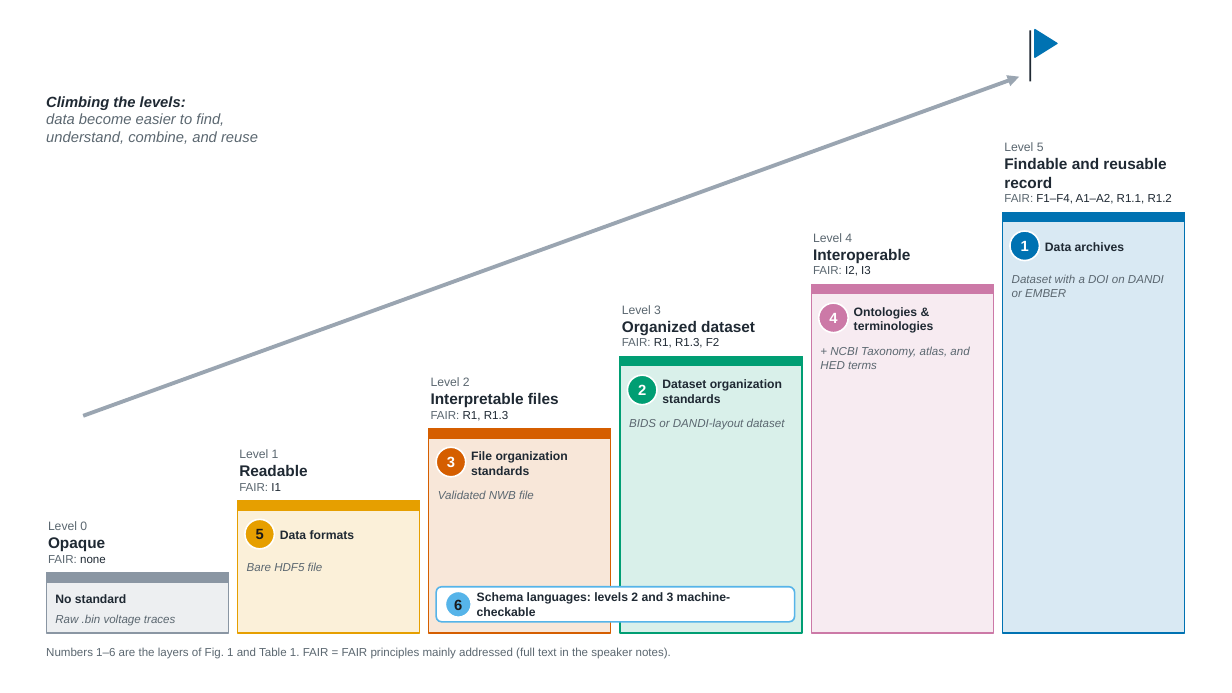
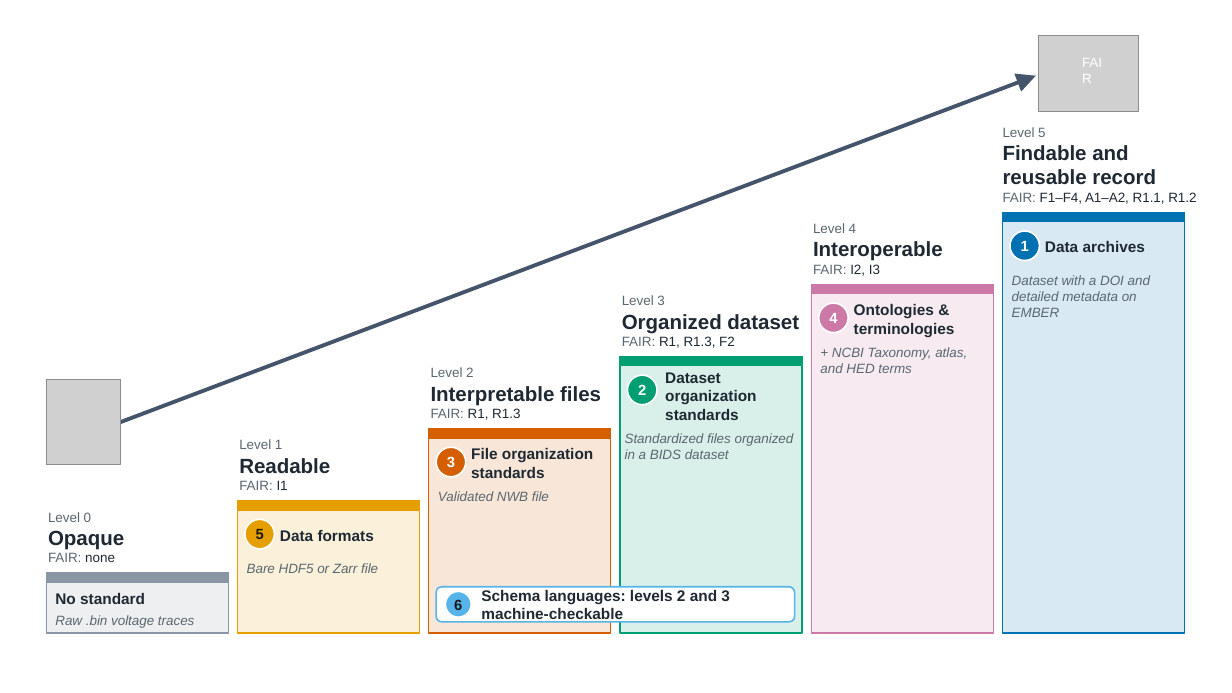
Before and after one commit to brain-bbqs/standards_paper, a slide deck: slide 1 of figures/fig2_fair_levels/fig2_fair_levels_design.pptx. Drawn at 1232x693 pixels with LibreOffice and Linux fonts; fonts in the diff are those of the drawing; grey boxes stand for pictures. Boxes give left, top, right and bottom in pixels: in the first picture for what was removed or moved away, otherwise in the second. Text is boxed around its words. In the diff, an @@ line names an element or a change of style, - is before the commit and + after.

```diff
--- a/figures/fig2_fair_levels/fig2_fair_levels_design.pptx
+++ b/figures/fig2_fair_levels/fig2_fair_levels_design.pptx
@@ line removed from (1031, 30) to (1031, 81) @@
@@ triangle removed at [1035,30,1057,57] @@
@@ picture added at [1039,35,1138,111] @@
@@ arrow moved from (83, 416) - (1019, 77) to (120, 422) - (1036, 76) @@
@@ arrow (120, 422) - (1036, 76): stroke #9AA5B1 3 pt to #44546A 3 pt @@
@@ text removed at [46,96,258,144] @@
-Climbing the levels:
-data become easier to find,
-understand, combine, and reuse
@@ text "Level 5" at [1003,127,1196,204]: size 9.5 to 10.5 pt in "Level 5"; size 12 to 16 pt in "Findable and reusable record"; size 9 to 10.5 pt in "FAIR: F1–F4, A1–A2, R1.1, R1.2" @@
@@ text "Level 4" at [813,223,943,276]: size 9.5 to 10.5 pt in "Level 4"; size 12 to 16 pt in "Interoperable"; size 9 to 10.5 pt in "FAIR: I2, I3" @@
@@ text added at [1003,192,1036,202], 10.5 pt, text #FFFFFF @@
+FAIR
@@ text "Level 3" at [622,295,799,348]: size 9.5 to 10.5 pt in "Level 3"; size 12 to 16 pt in "Organized dataset"; size 9 to 10.5 pt in "FAIR: R1, R1.3, F2" @@
@@ text at [1012,275,1150,317]: text changed; size 9 to 10.5 pt @@
-Dataset with a DOI on DANDI or EMBER
+Dataset with a DOI and detailed metadata on EMBER
@@ text "Level 2" at [431,367,601,420]: size 9.5 to 10.5 pt in "Level 2"; size 12 to 16 pt in "Interpretable files"; size 9 to 10.5 pt in "FAIR: R1, R1.3" @@
@@ size 9 to 10.5 pt in 3 elements at [55,615,194,628], [438,491,549,501], [820,347,967,373] @@
@@ picture added at [46,380,120,465] @@
@@ size 9.5 to 12 pt in 7 elements at [55,593,145,604], [280,530,374,541], [471,448,593,478], [854,304,955,337], [1045,241,1145,252], [481,590,730,623], [665,372,756,420] @@
@@ text "Level 1" at [239,439,330,490]: size 9.5 to 10.5 pt in "Level 1"; size 12 to 16 pt in "Readable"; size 9 to 10.5 pt in "FAIR: I1" @@
@@ text at [625,433,794,459]: text changed; size 9 to 10.5 pt @@
-BIDS or DANDI-layout dataset
+Standardized files organized in a BIDS dataset
@@ text "Level 0" at [48,512,124,562]: size 9.5 to 10.5 pt in "Level 0"; size 12 to 16 pt in "Opaque"; size 9 to 10.5 pt in "FAIR: none" @@
@@ text at [247,563,378,573]: text changed; size 9 to 10.5 pt @@
-Bare HDF5 file
+Bare HDF5 or Zarr file
@@ text removed at [46,647,671,659] @@
-Numbers 1–6 are the layers of Fig. 1 and Table 1. FAIR = FAIR principles mainly addressed (full text in the speaker notes).
```
Also in this commit, not shown: 1 other file.
